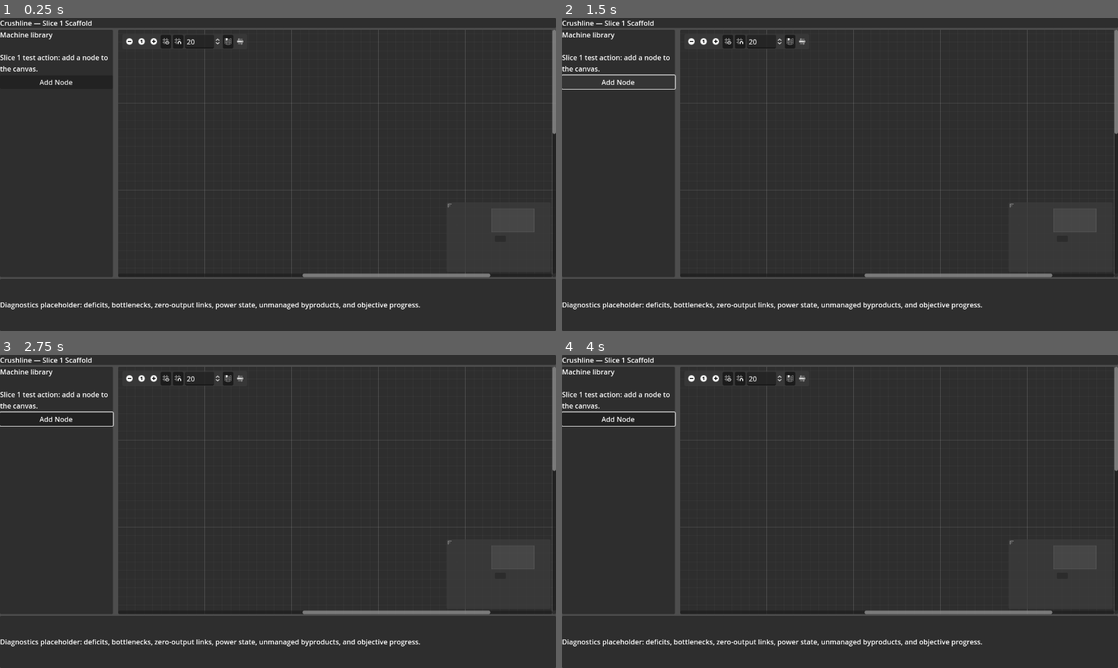
Above: before the commit, frames 1-4 (two rows, left to right).
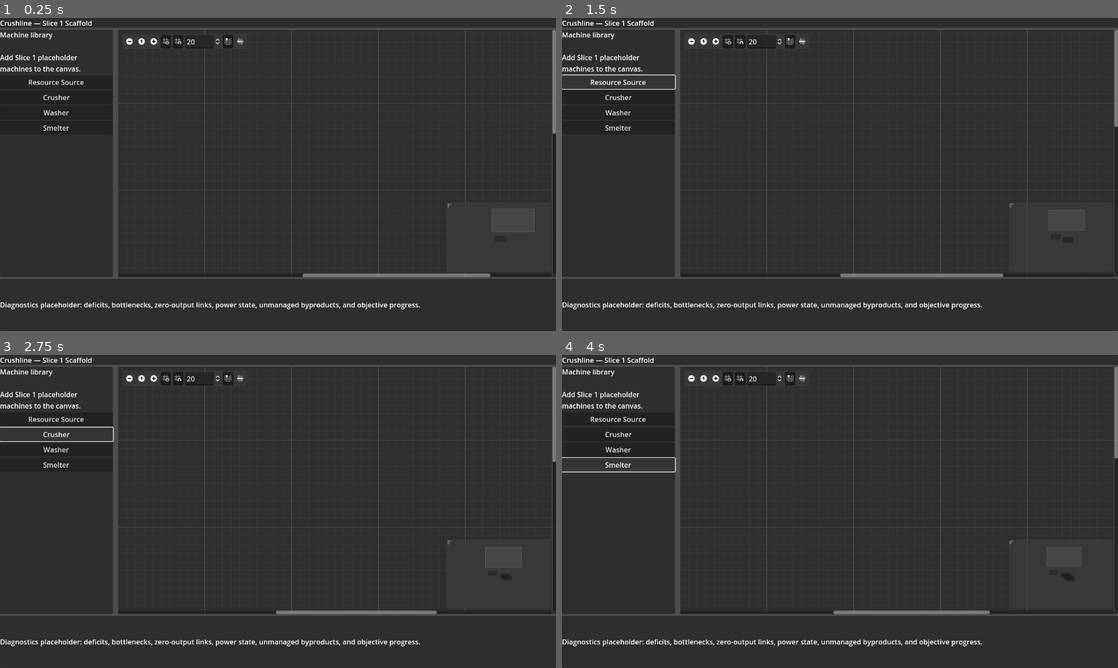
Above: after the commit, the same moments.

Repository: killerbearddude/Crushline-Godot
Game: Godot game, scene res://scenes/main/Main.tscn
The game is run twice, just before and just after one commit, with the same random seed, the same clock (stepped at 60 frames per second) and the same inputs.
Inputs (mouse positions are in pixels of both pictures, inside the frame that each line leads up to):
- Up to frame 1 (0.25 s): no input
- Up to frame 2 (1.5 s): click (617, 80) at 0.5 s, where only the run before the commit has a clickable "Add Node"; click (617, 80) at 1.25 s, where only the run after the commit has a clickable "Resource Source"
- Up to frame 3 (2.75 s): click (55, 433) at 2 s, where only the run after the commit has a clickable "Crusher"
- Up to frame 4 (4 s): click (617, 448) at 2.75 s, where only the run after the commit has a clickable "Washer"; click (617, 464) at 3.5 s, where only the run after the commit has a clickable "Smelter"

The runs differ from the first frame. In frame 1, 0.5% of the frame differs, in the area x 0-20%, y 11-36%; in frame 2, 0.8%; in frame 3, 1.1%; in frame 4, 1.1%, in the area x 0-100%, y 11-83%.
Error before the commit: Invalid access to property or key 'pressed' on a base object of type 'null instance'. (res://scripts/ui/main_controller.gd:14)

Commit message:
Add basic machine buttons to main scene

Diff:
--- a/scenes/main/Main.tscn
+++ b/scenes/main/Main.tscn
@@ -40,12 +40,24 @@
 
 [node name="MachineLibraryLabel" type="Label" parent="Root/Body/MachineLibraryPanel/MachineLibraryContents"]
 layout_mode = 2
-text = "Machine library\n\nSlice 1 test action: add a node to the canvas."
+text = "Machine library\n\nAdd Slice 1 placeholder machines to the canvas."
 autowrap_mode = 3
 
-[node name="AddNodeButton" type="Button" parent="Root/Body/MachineLibraryPanel/MachineLibraryContents"]
+[node name="AddResourceSourceButton" type="Button" parent="Root/Body/MachineLibraryPanel/MachineLibraryContents"]
 layout_mode = 2
-text = "Add Node"
+text = "Resource Source"
+
+[node name="AddCrusherButton" type="Button" parent="Root/Body/MachineLibraryPanel/MachineLibraryContents"]
+layout_mode = 2
+text = "Crusher"
+
+[node name="AddWasherButton" type="Button" parent="Root/Body/MachineLibraryPanel/MachineLibraryContents"]
+layout_mode = 2
+text = "Washer"
+
+[node name="AddSmelterButton" type="Button" parent="Root/Body/MachineLibraryPanel/MachineLibraryContents"]
+layout_mode = 2
+text = "Smelter"
 
 [node name="ProductionGraphView" parent="Root/Body" instance=ExtResource("1")]
 layout_mode = 2
